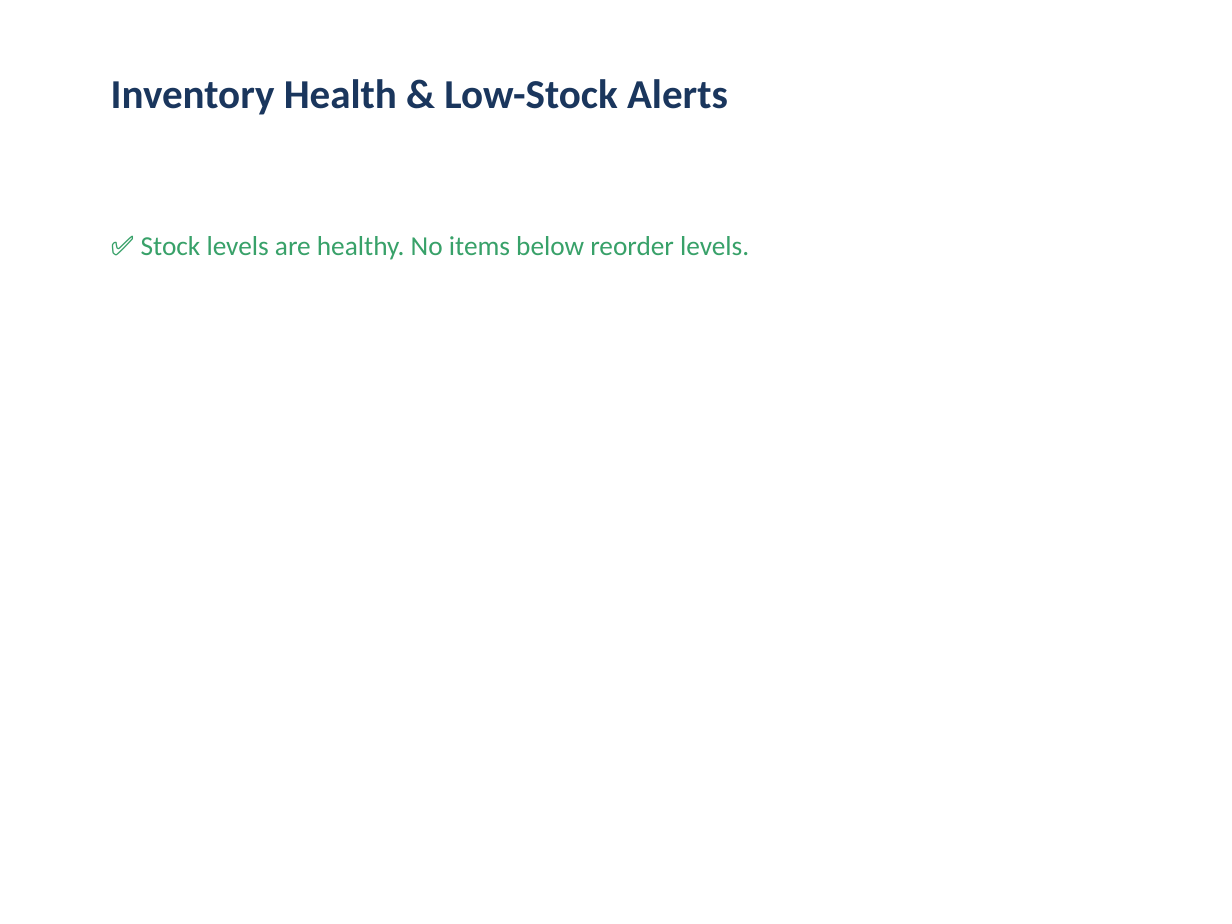
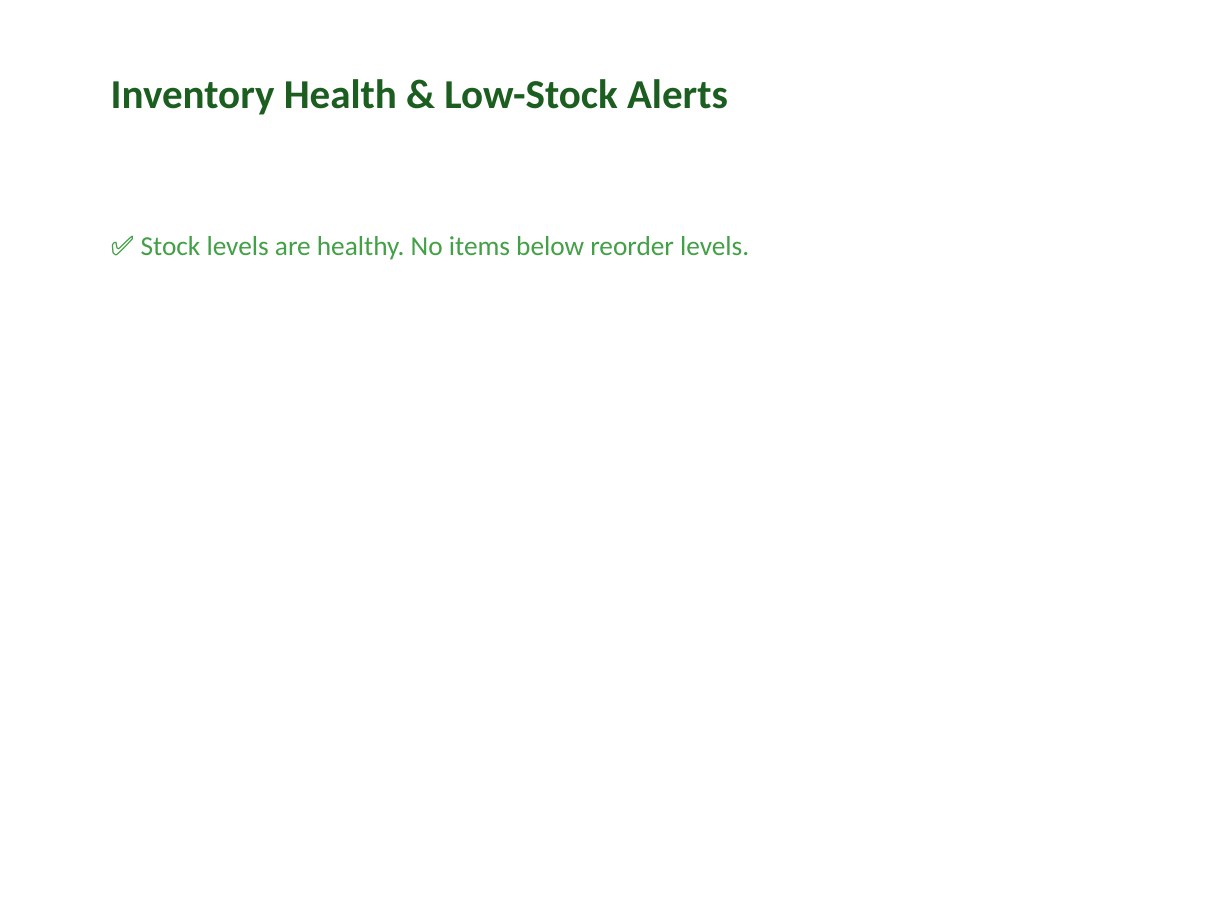
Before and after one commit to DUSHAR-B-12/Supermarket_Ops_Agent, a slide deck: slide 4 of app/artifacts/decks/Sales_Analysis_2026-09-05.pptx. Drawn at 1232x924 pixels with LibreOffice and Linux fonts; fonts in the diff are those of the drawing. Boxes give left, top, right and bottom in pixels: in the first picture for what was removed or moved away, otherwise in the second. Text is boxed around its words. In the diff, an @@ line names an element or a change of style, - is before the commit and + after.

```diff
--- a/app/artifacts/decks/Sales_Analysis_2026-09-05.pptx
+++ b/app/artifacts/decks/Sales_Analysis_2026-09-05.pptx
@@ text "Inventory Health & Low-Stock Alerts" at [111,79,728,115]: text colour #1A365D to #1B5E20 @@
@@ text "✅ Stock levels are healthy. ..." at [141,236,749,260]: text colour #38A169 to #43A047 @@
```
Also in this commit, not shown: 5 other slides changed, 9 other files.
